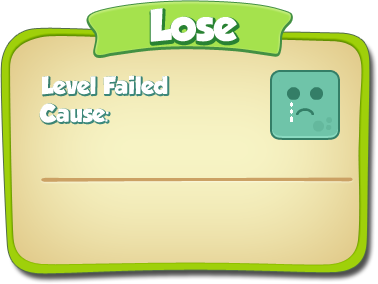
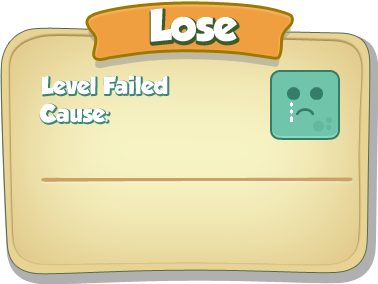
Layered file, before and after one edit (378 x 284). Changes by layer:
painted on "Shape 5 copy" over (x1=88, y1=1, x2=291, y2=58)
painted on "Base" (2nd of 2, in "bg") over (x1=1, y1=28, x2=370, y2=274)
